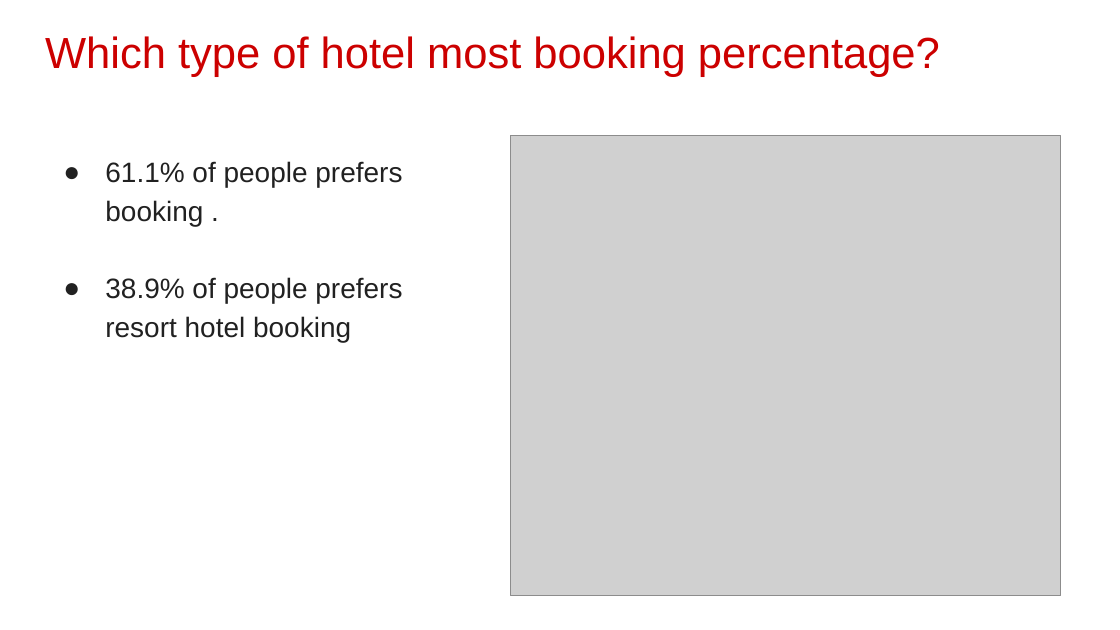
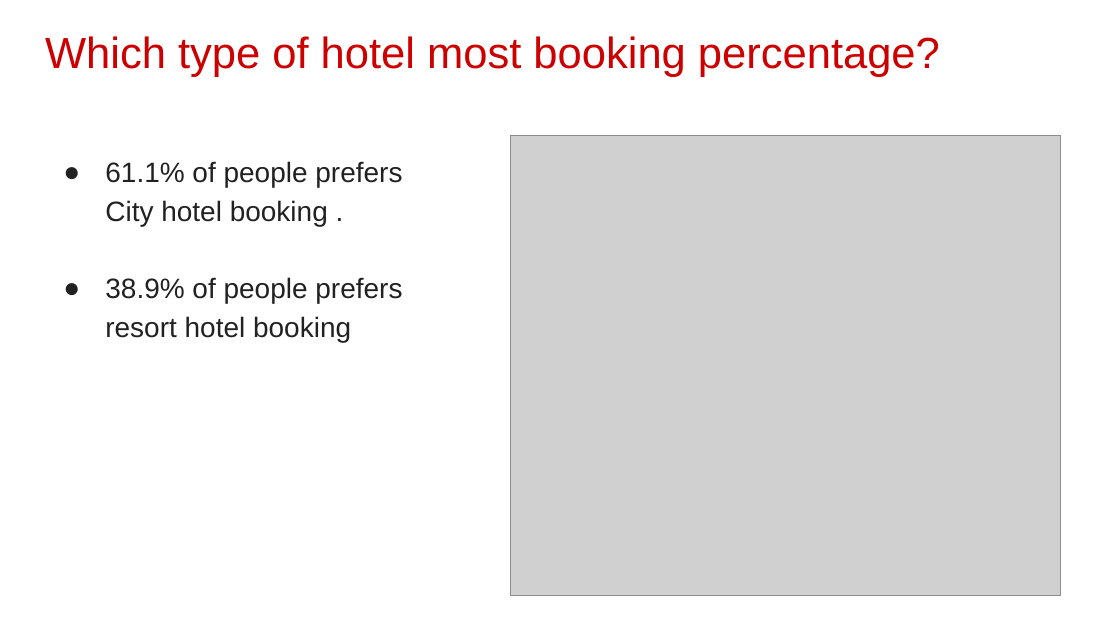
Before and after one commit to debashishdas40/-Hotel-Booking-EDA-data-analysis, a slide deck: slide 12 of Capstone Project_Hotel Booking Analysis_EDA analysis_Presentation.pptx. Drawn at 1120x630 pixels with LibreOffice and Linux fonts; fonts in the diff are those of the drawing; grey boxes stand for pictures; background and template pictures are left out. Boxes give left, top, right and bottom in pixels: in the first picture for what was removed or moved away, otherwise in the second. Text is boxed around its words. In the diff, an @@ line names an element or a change of style, - is before the commit and + after.

```diff
--- a/Capstone Project_Hotel Booking Analysis_EDA analysis_Presentation.pptx
+++ b/Capstone Project_Hotel Booking Analysis_EDA analysis_Presentation.pptx
@@ text at (105, 161, 402, 226): text changed @@
-● 61.1% of people prefers booking .
+● 61.1% of people prefers City hotel booking .
```
Also in this commit, not shown: 3 other slides changed, 1 slide added, 1 slide removed, 3 other files.
